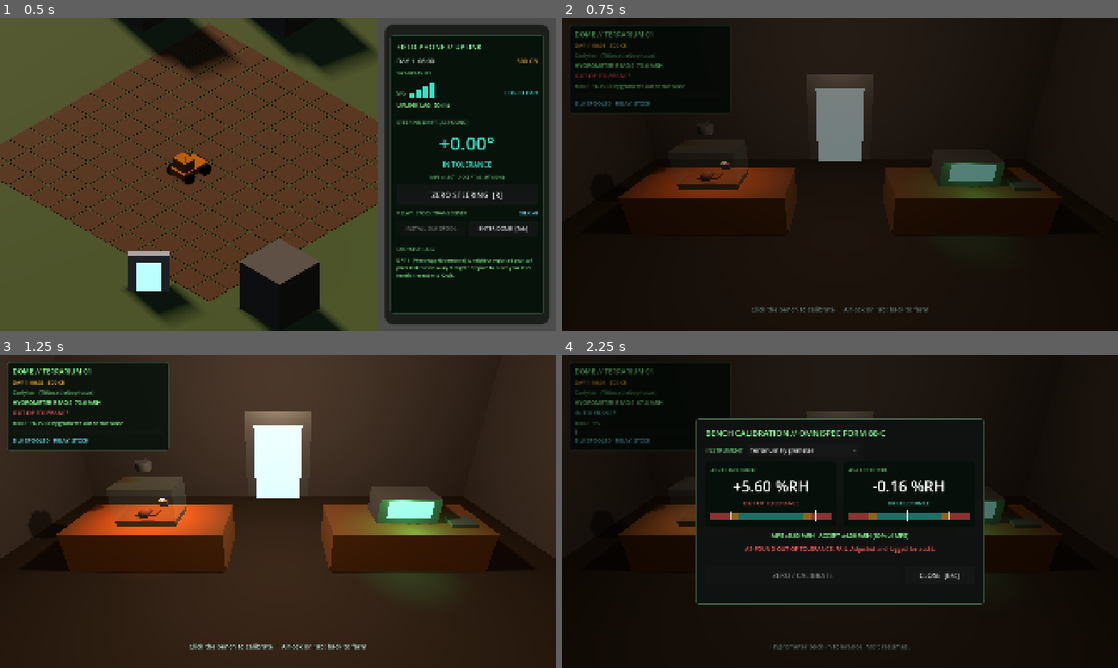
Above: before the commit, frames 1-4 (two rows, left to right).
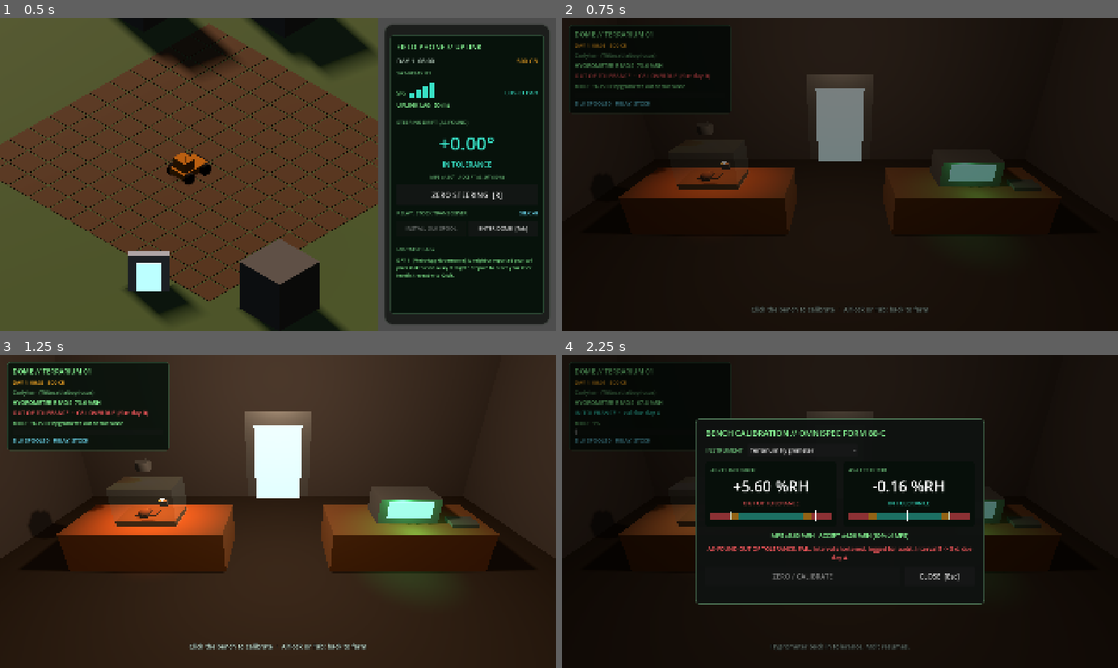
Above: after the commit, the same moments.

Repository: xlockeddown-glitch/out-of-spec
Game: Godot game, scene res://scenes/main_farm.tscn
Two runs of this game, one before a commit and one after it. Both use one fixed random seed, a clock stepped at 60 frames per second and the inputs below.
Inputs (mouse positions are in pixels of both pictures, inside the frame that each line leads up to):
- Up to frame 1 (0.5 s): no input
- Up to frame 2 (0.75 s): click "ENTER DOME [Tab]" at 0.5 s
- Up to frame 3 (1.25 s): no input
- Up to frame 4 (2.25 s): tap Enter at 1.25 s; move the mouse to (962, 495) at 1.27 s; hold D (rover_steer_right) 1.28-2 s; tap Space (rover_till) at 1.35 s; click (962, 495) at 1.42 s; click "ZERO / CALIBRATE" at 2 s

Frame 1 is identical in both runs. In frame 2, 0.1% of the frame differs, in the area x 13-27%, y 17-20%; in frame 3, 0.1%; in frame 4, 0.8%, in the area x 10-74%, y 17-73%.

Commit message:
Calibration intervals: overdue fines, interval adjustment, offence reset
- DriftingSensor tracks cal_interval_days / cal_due_day; is_overdue(day)
- GameState.calibrate adjusts the interval: as-found FAIL shortens it, an
  on-time pass lengthens it, a late pass keeps it (calibration_interval data)
- AuditEngine: overdue (incl. never calibrated) is a violation fined
  overdue_credits; one repeat surcharge per violating instrument; pass only
  with no violations
- Clean audit clears offence counts
- Bench, dome panel, phone log and audit toast show due day / overdue

Co-Authored-By: Claude Opus 5.5 <noreply@anthropic.com>
Claude-Session: https://claude.ai/code/session_01BofB6MbKLctUdnYN5tTGLe

Diff:
--- a/data/sensor_drift_config.json
+++ b/data/sensor_drift_config.json
@@ -39,11 +39,20 @@
     "credits_per_excess_ratio": 100,
     "repeat_surcharge_credits": 25,
     "max_repeat_surcharge_credits": 100,
-    "max_fine_credits": 350
+    "max_fine_credits": 350,
+    "overdue_credits": 50
   },
   "audit_schedule": {
     "cadence_days": 5,
     "drop_pod_departs_hour": 18,
     "_note": "Inspector Vance + AUD-1T land every 5th morning (docs/canon.md). Departure hour is a placeholder."
+  },
+  "calibration_interval": {
+    "initial_days": 5,
+    "min_days": 2,
+    "max_days": 15,
+    "lengthen_days": 2,
+    "shorten_days": 2,
+    "_note": "Interval adjustment (Ryan, 2026-11-21): as-found out of tolerance shortens the interval; an on-time calibration that passes lengthens it; a late pass keeps it. Day counts are placeholders."
   }
 }
--- a/scripts/autoload/GameState.gd
+++ b/scripts/autoload/GameState.gd
@@ -87,6 +87,13 @@
 	hygrometer = DriftingSensor.from_config(HYGROMETER_ID)
 	hygrometer.max_error = hygrometer.mpe * MAX_ERROR_MPE_MULTIPLE
 	hygrometer.error = hygrometer.mpe * HYGROMETER_START_ERROR_RATIO
+	# Starting calibrations: steering is in date; the hygrometer's sticker
+	# already expired (due day 0), so it is overdue until calibrated.
+	var initial_interval: int = int(_interval_cfg("initial_days", 5.0))
+	for sensor: DriftingSensor in [steering, hygrometer]:
+		sensor.cal_interval_days = initial_interval
+	steering.cal_due_day = initial_interval
+	hygrometer.cal_due_day = 0
 	GameClock.time_advanced.connect(_on_time_advanced)
 	GameClock.day_started.connect(_on_day_started)
 	credits = int(DataManager.get_number(ECONOMY_TABLE, "starting_credits", 0.0))
@@ -122,19 +129,36 @@
 	if sensor == null:
 		push_warning("GameState.calibrate: unknown instrument '%s'." % instrument_id)
 		return {}
+	var today: int = GameClock.get_day_index()
+	var on_time: bool = not sensor.is_overdue(today)
 	var result: Dictionary = sensor.zero()
 	var as_found: float = result["as_found"]
 	var as_left: float = result["as_left"]
+	var as_found_ok: bool = absf(as_found) <= sensor.mpe
+	# Interval adjustment: a failed as-found brings the next calibration
+	# sooner; an on-time pass earns a longer interval; a late pass keeps it.
+	var previous_interval: int = sensor.cal_interval_days
+	if not as_found_ok:
+		sensor.cal_interval_days = maxi(int(_interval_cfg("min_days", 2.0)),
+			previous_interval - int(_interval_cfg("shorten_days", 2.0)))
+	elif on_time:
+		sensor.cal_interval_days = mini(int(_interval_cfg("max_days", 15.0)),
+			previous_interval + int(_interval_cfg("lengthen_days", 2.0)))
+	sensor.cal_due_day = today + sensor.cal_interval_days
 	var record: Dictionary = {
 		"instrument_id": instrument_id,
 		"unit": sensor.error_unit,
 		"mpe": sensor.mpe,
 		"as_found": as_found,
 		"as_found_band": sensor.band_for(as_found),
-		"as_found_in_tolerance": absf(as_found) <= sensor.mpe,
+		"as_found_in_tolerance": as_found_ok,
 		"as_left": as_left,
 		"as_left_band": sensor.band_for(as_left),
-		"day": GameClock.get_day_index(),
+		"day": today,
+		"on_time": on_time,
+		"previous_interval_days": previous_interval,
+		"interval_days": sensor.cal_interval_days,
+		"due_day": sensor.cal_due_day,
 	}
 	cal_log.append(record)
 	last_cal_records[instrument_id] = record
@@ -202,14 +226,18 @@
 		var label: String = "%s %s (%.3f x MPE) %s" % [
 			INSTRUMENT_NAMES.get(line["instrument_id"], line["instrument_id"]),
 			sensor.format_value(line["as_found"]), line["ratio"], DriftingSensor.band_label(line["band"])]
-		if line["out_of_tolerance"]:
+		if line["overdue"]:
+			label += ", OVERDUE (due day %d)" % line["due_day"]
+		if line["violation"]:
 			offence_counts[line["instrument_id"]] = int(offence_counts.get(line["instrument_id"], 0)) + 1
 			label += ": FINE %d CR" % line["fine"]
 		post_phone(label)
 	post_phone("Traceability: %d calibration record(s) since last audit, %d found out of tolerance." % [
 		report["cal_records"], report["cal_fails_found"]])
 	if report["passed"]:
-		post_phone("VANCE: Compliant. Disappointing, frankly.")
+		# A fully clean audit wipes the repeat-offence history.
+		offence_counts.clear()
+		post_phone("VANCE: Compliant. Repeat-offence record cleared. Disappointing, frankly.")
 	else:
 		add_credits(-int(report["total_fine"]))
 		var fines: Array[Dictionary] = DataManager.get_records(DISPATCH_TABLE, "audit_fines")
@@ -217,6 +245,10 @@
 		post_phone("TOTAL FINE %d CR. Balance %d CR. %s" % [report["total_fine"], credits, footer])
 	audit_log.append(report)
 	audit_completed.emit(report)
+
+
+func _interval_cfg(key: String, fallback: float) -> float:
+	return DataManager.get_number(DRIFT_TABLE, "calibration_interval/" + key, fallback)
 
 
 func _schedule(key: String, fallback: float) -> float:
--- a/scripts/dome/dome_interior.gd
+++ b/scripts/dome/dome_interior.gd
@@ -59,7 +59,10 @@
 		reading = "%.1f %%RH" % (float(ideal) + hygro.error)
 	_hygro_label.text = "HYGROMETER READS  %s" % reading
 	var band: int = hygro.get_band()
-	_hygro_band_label.text = DriftingSensor.band_label(band)
+	var today: int = GameClock.get_day_index()
+	var due_text: String = ("CAL OVERDUE (due day %d)" % hygro.cal_due_day if hygro.is_overdue(today)
+		else "cal due day %d" % hygro.cal_due_day)
+	_hygro_band_label.text = "%s  ·  %s" % [DriftingSensor.band_label(band), due_text]
 	_hygro_band_label.add_theme_color_override("font_color", DriftingSensor.band_color(band))
 
 	_molt_bar.value = GameState.molt_progress
@@ -104,9 +107,15 @@
 		return
 	var failing: PackedStringArray = []
 	for line: Dictionary in report.get("lines", []):
-		if line.get("out_of_tolerance", false):
-			failing.append(str(GameState.INSTRUMENT_NAMES.get(line["instrument_id"], line["instrument_id"])))
-	_toast("AUDIT DAY %d: FINE %d CR. Out of tolerance: %s. Details on the phone log." % [
+		if line.get("violation", false):
+			var name_text: String = str(GameState.INSTRUMENT_NAMES.get(line["instrument_id"], line["instrument_id"]))
+			var why: PackedStringArray = []
+			if line.get("out_of_tolerance", false):
+				why.append("out of tolerance")
+			if line.get("overdue", false):
+				why.append("overdue")
+			failing.append("%s (%s)" % [name_text, ", ".join(why)])
+	_toast("AUDIT DAY %d: FINE %d CR. %s. Details on the phone log." % [
 		report.get("day", 0), report.get("total_fine", 0), ", ".join(failing)])
 
 
--- a/scripts/main_farm.gd
+++ b/scripts/main_farm.gd
@@ -65,7 +65,8 @@
 
 
 func _on_steering_zeroed(record: Dictionary) -> void:
-	_hud.push_log("As-found %+.2f°  As-left %+.2f°" % [record.get("as_found", 0.0), record.get("as_left", 0.0)])
+	_hud.push_log("As-found %+.2f°  As-left %+.2f°  Next due day %d (%d d)" % [
+		record.get("as_found", 0.0), record.get("as_left", 0.0), record.get("due_day", 0), record.get("interval_days", 0)])
 
 
 func _on_slot_spool_pressed() -> void:
--- a/scripts/metrology/audit_engine.gd
+++ b/scripts/metrology/audit_engine.gd
@@ -6,11 +6,13 @@
 ## Rules (data/sensor_drift_config.json):
 ##   - Each instrument is checked as found at audit time against its MPE.
 ##   - In band or guard band = pass (guard band gets an advisory, no fine).
-##   - Out of tolerance = fined, per instrument:
-##       base_credits
-##     + credits_per_excess_ratio * (|error| / MPE - 1)
-##     + min(repeat_surcharge_credits * prior_offences, max_repeat_surcharge_credits)
-##     capped at max_fine_credits, rounded to whole credits.
+##   - Overdue (audit day past the instrument's cal due day, including never
+##     calibrated) = overdue_credits, whatever the reading.
+##   - Out of tolerance = base_credits + credits_per_excess_ratio * (|error| / MPE - 1).
+##   - Either one is a violation: add
+##     min(repeat_surcharge_credits * prior_offences, max_repeat_surcharge_credits)
+##     once, cap the instrument's total at max_fine_credits, round to whole credits.
+##   - Repeat offences reset after a fully clean audit (GameState).
 ##   - Calibration records since the last audit are listed on the report
 ##     (traceability). They don't change the fine; Week 4 Vance may care.
 
@@ -23,7 +25,7 @@
 static func evaluate(day: int, sensors: Dictionary, prior_offences: Dictionary, cal_records: Array[Dictionary]) -> Dictionary:
 	var lines: Array[Dictionary] = []
 	var total_fine: int = 0
-	var any_out_of_tolerance: bool = false
+	var any_violation: bool = false
 	for id_key: Variant in sensors:
 		var instrument_id: String = id_key
 		var sensor: DriftingSensor = sensors[instrument_id]
@@ -31,8 +33,10 @@
 		var band: int = sensor.get_band()
 		var repeats: int = int(prior_offences.get(instrument_id, 0))
 		var out_of_tolerance: bool = band == DriftingSensor.Band.OUT_OF_TOLERANCE
-		any_out_of_tolerance = any_out_of_tolerance or out_of_tolerance
-		var fine: int = fine_for(ratio, repeats) if out_of_tolerance else 0
+		var overdue: bool = sensor.is_overdue(day)
+		var violation: bool = out_of_tolerance or overdue
+		any_violation = any_violation or violation
+		var fine: int = fine_for(ratio, out_of_tolerance, overdue, repeats) if violation else 0
 		total_fine += fine
 		lines.append({
 			"instrument_id": instrument_id,
@@ -42,6 +46,9 @@
 			"ratio": ratio,
 			"band": band,
 			"out_of_tolerance": out_of_tolerance,
+			"overdue": overdue,
+			"due_day": sensor.cal_due_day,
+			"violation": violation,
 			"prior_offences": repeats,
 			"fine": fine,
 		})
@@ -49,21 +56,22 @@
 		"day": day,
 		"lines": lines,
 		"total_fine": total_fine,
-		# Pass/fail follows the band, not the fine: a tuned-down fine that rounds
-		# to 0 CR must not turn an out-of-tolerance instrument into a pass.
-		"passed": not any_out_of_tolerance,
+		# Pass/fail follows the violations, not the fine: a tuned-down fine that
+		# rounds to 0 CR must not turn a violation into a pass.
+		"passed": not any_violation,
 		"cal_records": cal_records.size(),
 		"cal_fails_found": cal_records.filter(func(r: Dictionary) -> bool: return not r.get("as_found_in_tolerance", true)).size(),
 	}
 
 
-## Fine in credits for one out-of-tolerance instrument.
-static func fine_for(error_ratio: float, prior_offences: int) -> int:
-	var base: float = _cfg("base_credits", 50.0)
-	var per_excess: float = _cfg("credits_per_excess_ratio", 100.0)
-	var surcharge: float = minf(_cfg("repeat_surcharge_credits", 25.0) * prior_offences,
-		_cfg("max_repeat_surcharge_credits", 100.0))
-	var fine: float = base + per_excess * maxf(error_ratio - 1.0, 0.0) + surcharge
+## Fine in credits for one instrument with at least one violation.
+static func fine_for(error_ratio: float, out_of_tolerance: bool, overdue: bool, prior_offences: int) -> int:
+	var fine: float = 0.0
+	if out_of_tolerance:
+		fine += _cfg("base_credits", 50.0) + _cfg("credits_per_excess_ratio", 100.0) * maxf(error_ratio - 1.0, 0.0)
+	if overdue:
+		fine += _cfg("overdue_credits", 50.0)
+	fine += minf(_cfg("repeat_surcharge_credits", 25.0) * prior_offences, _cfg("max_repeat_surcharge_credits", 100.0))
 	return roundi(minf(fine, _cfg("max_fine_credits", 350.0)))
 
 
--- a/scripts/metrology/drifting_sensor.gd
+++ b/scripts/metrology/drifting_sensor.gd
@@ -32,6 +32,10 @@
 var as_left_residual: float = 0.0
 ## Hard clamp on |error| so a neglected instrument stays playable.
 var max_error: float = INF
+## Calibration interval in days, adjusted on every calibration (GameState).
+var cal_interval_days: int = 5
+## Last day the current calibration is valid. Overdue from the day after.
+var cal_due_day: int = 0
 
 var error: float = 0.0:
 	set(value):
@@ -92,6 +96,10 @@
 	return { "as_found": as_found, "as_left": error }
 
 
+func is_overdue(day: int) -> bool:
+	return day > cal_due_day
+
+
 func get_error_ratio() -> float:
 	return absf(error) / mpe if mpe > 0.0 else INF
 
--- a/scripts/ui/cal_bench_ui.gd
+++ b/scripts/ui/cal_bench_ui.gd
@@ -98,8 +98,14 @@
 	_left_meter.value = as_left
 	_left_meter.show_needle = true
 	var passed: bool = record["as_found_in_tolerance"]
-	_result_label.text = ("AS-FOUND IN TOLERANCE: PASS. Zeroed." if passed
-		else "AS-FOUND OUT OF TOLERANCE: FAIL. Adjusted and logged for audit.")
+	var interval_note: String = "Interval %d -> %d d, due day %d." % [
+		record["previous_interval_days"], record["interval_days"], record["due_day"]]
+	if passed and record["on_time"]:
+		_result_label.text = "AS-FOUND IN TOLERANCE, ON TIME: PASS. Interval lengthened. " + interval_note
+	elif passed:
+		_result_label.text = "AS-FOUND IN TOLERANCE, LATE: PASS. Interval unchanged. " + interval_note
+	else:
+		_result_label.text = "AS-FOUND OUT OF TOLERANCE: FAIL. Interval shortened, logged for audit. " + interval_note
 	_result_label.add_theme_color_override(
 		"font_color", DriftingSensor.band_color(DriftingSensor.Band.IN_BAND if passed else DriftingSensor.Band.OUT_OF_TOLERANCE))
 
@@ -115,12 +121,16 @@
 
 func _last_record_text(instrument_id: String) -> String:
 	_result_label.remove_theme_color_override("font_color")
+	var sensor: DriftingSensor = GameState.get_sensor(instrument_id)
+	var today: int = GameClock.get_day_index()
+	var due: String = ("OVERDUE since day %d" % (sensor.cal_due_day + 1) if sensor.is_overdue(today)
+		else "Due day %d (interval %d d)" % [sensor.cal_due_day, sensor.cal_interval_days])
 	var record: Dictionary = GameState.last_cal_records.get(instrument_id, {})
 	if record.is_empty():
-		return "No calibration on record."
-	return "Last cal: day %d, as-found %s (%s)" % [
-		record["day"], GameState.get_sensor(instrument_id).format_value(record["as_found"] as float),
-		"PASS" if record["as_found_in_tolerance"] else "FAIL"]
+		return "No calibration on record. " + due
+	return "Last cal: day %d, as-found %s (%s). %s" % [
+		record["day"], sensor.format_value(record["as_found"] as float),
+		"PASS" if record["as_found_in_tolerance"] else "FAIL", due]
 
 
 func _unsigned(sensor: DriftingSensor, value: float) -> String:
Not shown, changed: docs/decisions.md
